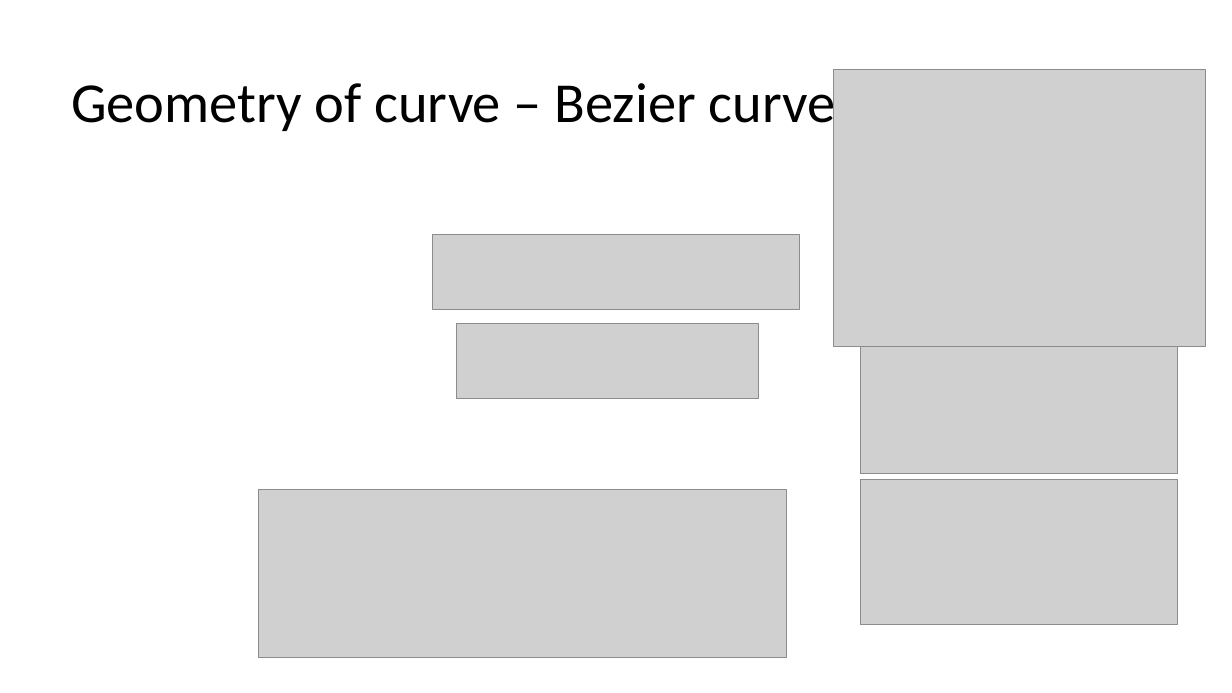
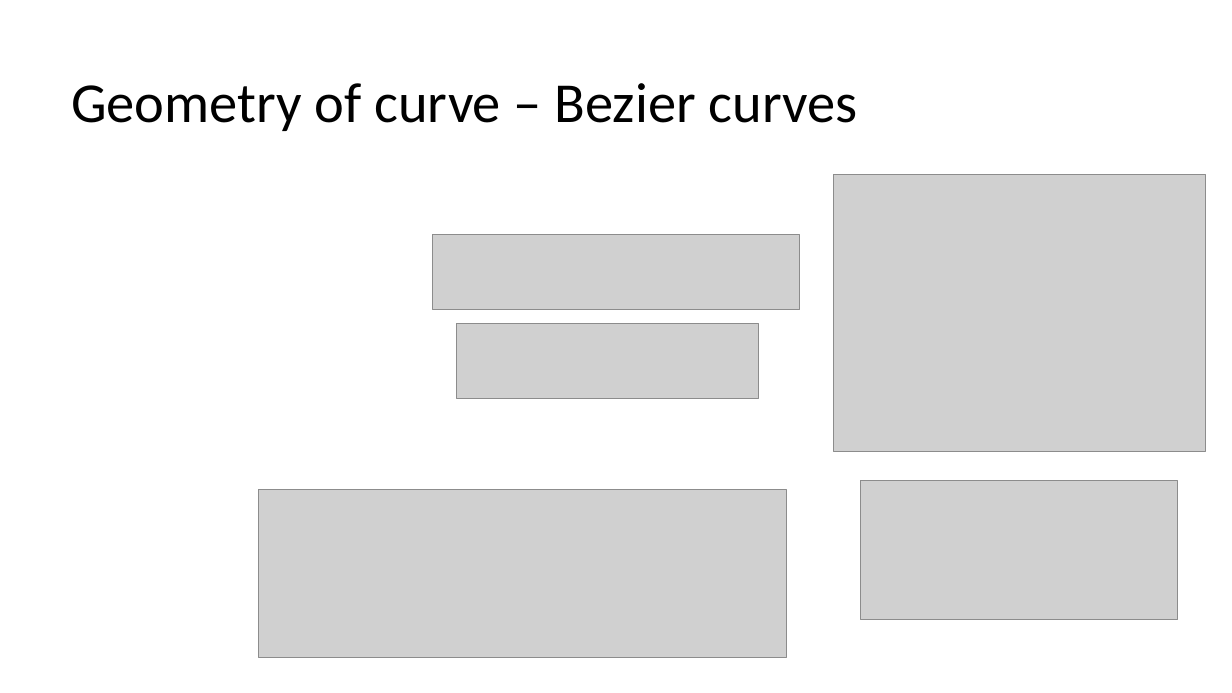
Before and after one commit to Jinny-Ching/cad_cam_course, a slide deck: slide 42 of CAD_CAM.pptx. Drawn at 1232x693 pixels with LibreOffice and Linux fonts; fonts in the diff are those of the drawing; grey boxes stand for pictures. Boxes give left, top, right and bottom in pixels: in the first picture for what was removed or moved away, otherwise in the second. Text is boxed around its words. In the diff, an @@ line names an element or a change of style, - is before the commit and + after.

```diff
--- a/CAD_CAM.pptx
+++ b/CAD_CAM.pptx
@@ picture: place and size @@
-picture at [834,69,1205,347]
+picture at [834,175,1205,452]
@@ picture: place and size @@
-picture at [861,335,1178,473]
+picture at [861,482,1178,620]
@@ picture removed at [861,480,1178,624] @@
```
Also in this commit, not shown: 3 other slides changed, 3 slides added.
